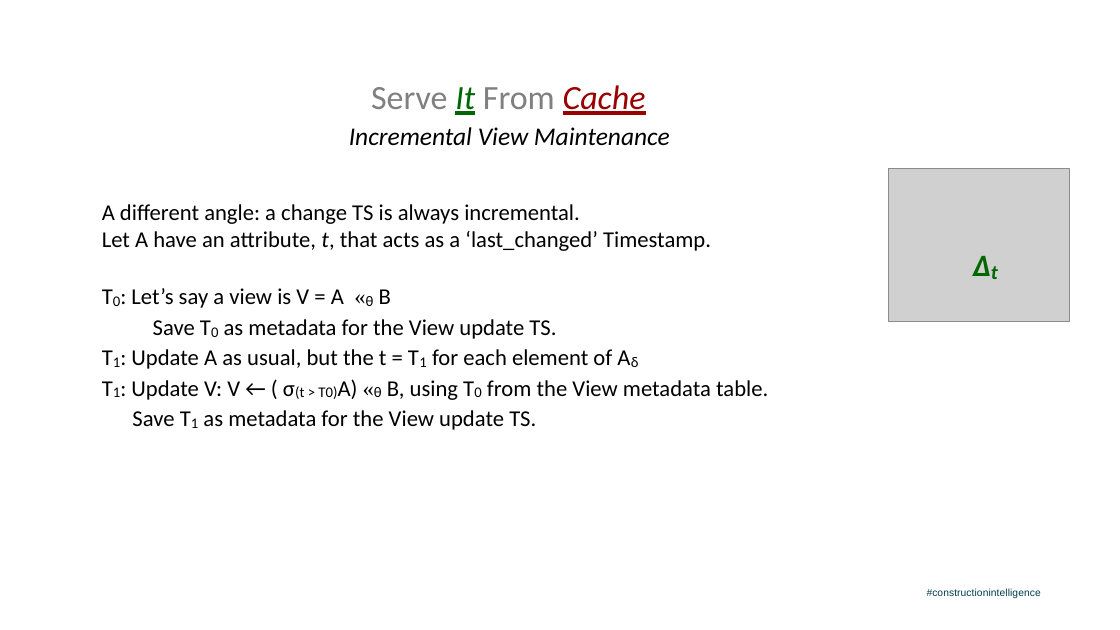
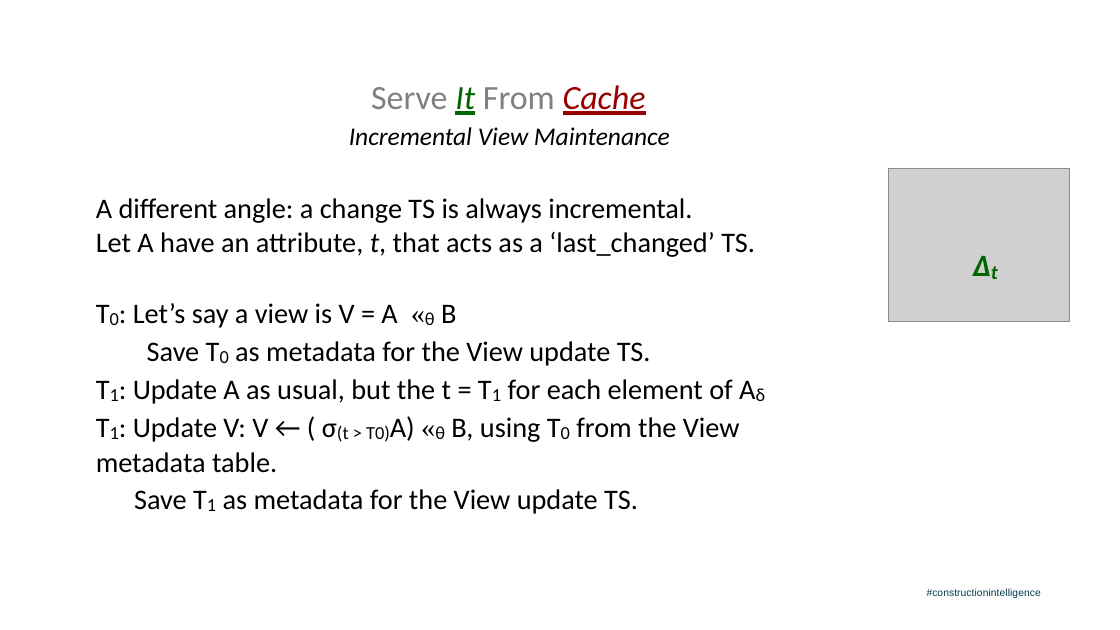
Before and after one commit to salmonix/incremental_query_cache, a slide deck: slide 21 of Milan_PgConf2019_Presentation.odp (slide 20 before the commit). Drawn at 1120x630 pixels with LibreOffice and Linux fonts; fonts in the diff are those of the drawing; grey boxes stand for pictures; background and template pictures are left out. Boxes give left, top, right and bottom in pixels: in the first picture for what was removed or moved away, otherwise in the second. Text is boxed around its words. In the diff, an @@ line names an element or a change of style, - is before the commit and + after.

```diff
--- a/Milan_PgConf2019_Presentation.odp
+++ b/Milan_PgConf2019_Presentation.odp
@@ text at box(96, 198, 740, 514): size 32 to 40 pt in "A different angle: a change TS is ...", "Save T0 as metadata for the View ...", "T1: Update A as usual, but the ...", "T1: Update V: V ← ( σ(t ..." and 1 more places; size 35.9 to 44.8 pt in "T0", "T1: T1 Aδ", "T1: σ(t > T0)A) «θ T0", "T1" @@
@@ text at box(96, 231, 755, 328): text changed; size 32 to 40 pt @@
-Let A have an attribute, t, that acts as a ‘last_changed’ Timestamp.
-T0: Let’s say a view is V = A «θ B
+Let A have an attribute, t, that acts as a ‘last_changed’ TS.
+T0: Let’s say a view is V = A «θ B
```
Also in this commit, not shown: 21 other slides changed, 2 slides added, 2 slides removed, 1 other file.
